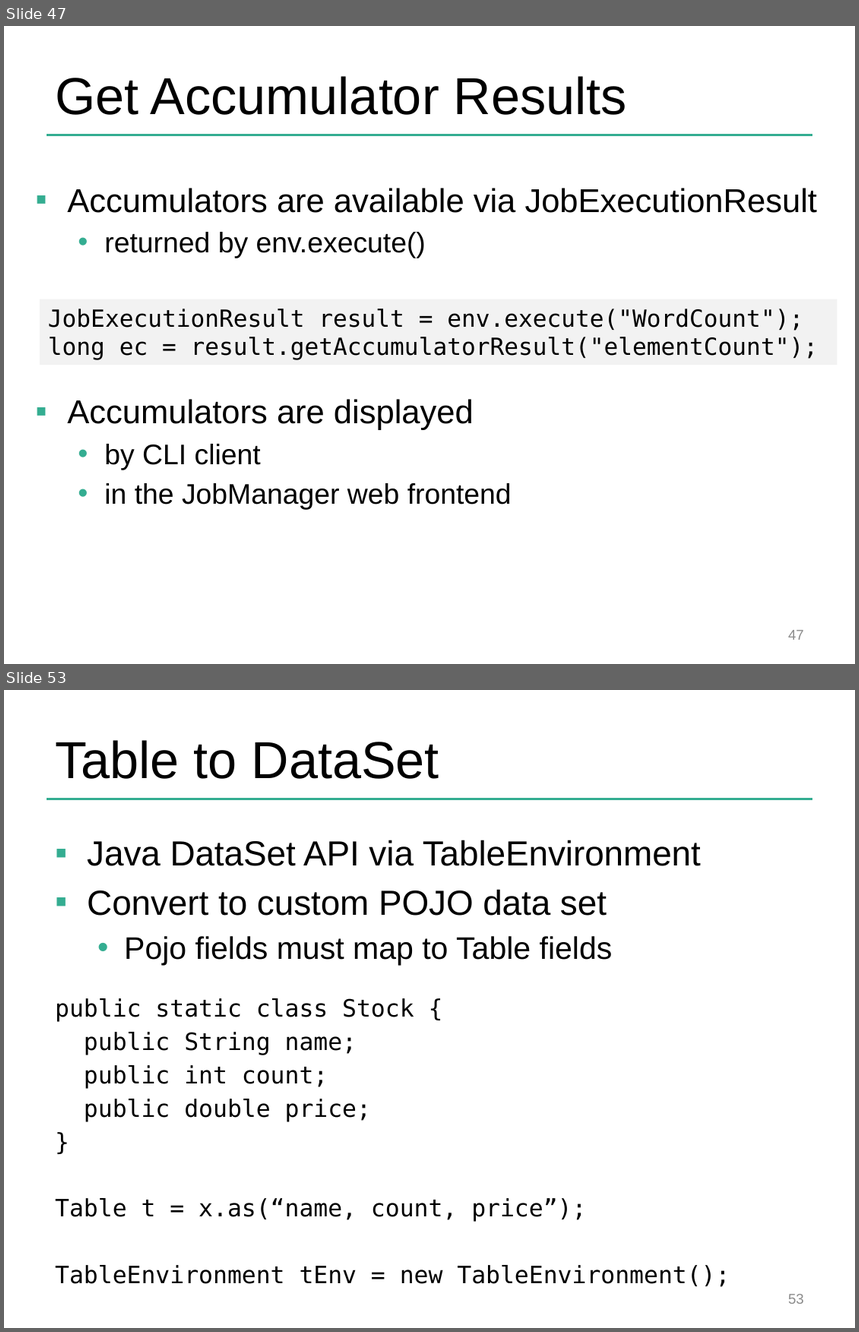
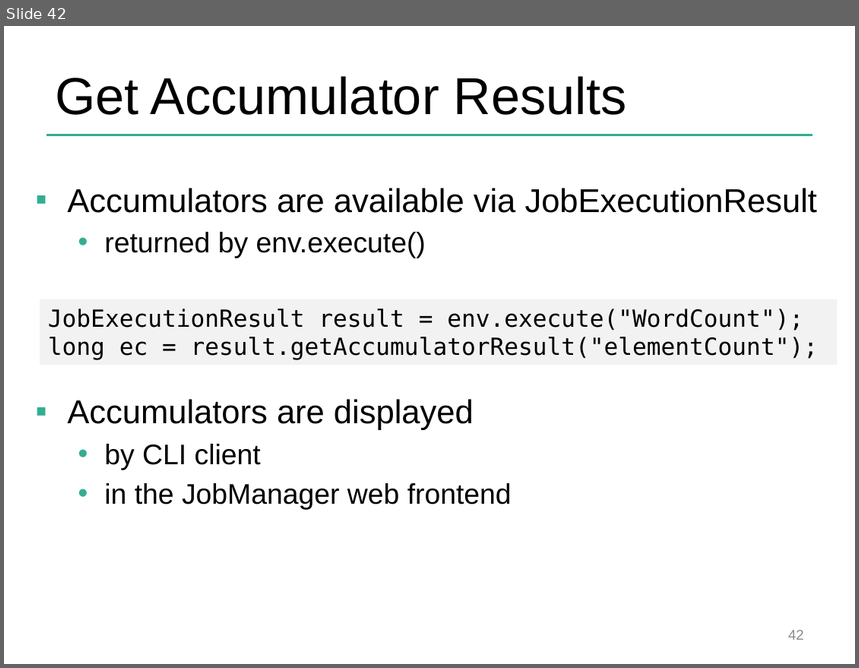
Before and after one commit to dataArtisans/flink-training-web, a slide deck: slides/flink_batch_advanced.pptx. Shown one above the other, each under a label of ours: slides 47 and 53 before the commit, slide 42 after it; the slides between them are not shown. The pictures are 859x1332 and 859x668 pixels, drawn with LibreOffice and Linux fonts; fonts in the diff are those of the drawing; background and template pictures are left out. Boxes give left, top, right and bottom in pixels: in the first picture for what was removed or moved away, otherwise in the second. Text is boxed around its words. In the diff, an @@ line names an element or a change of style, - is before the commit and + after.

Commit message:
Separated DataSet Advanced and Table API slides. Reworked data types and key section in DataSet Advanced

```diff
--- a/slides/flink_batch_advanced.pptx
+++ b/slides/flink_batch_advanced.pptx
@@ slide 53 removed at (x1=4, y1=690, x2=855, y2=1328), background #FFFFFF; not listed: 1 template element that a slide beside it also shows @@
@@ title removed at (x1=55, y1=740, x2=439, y2=779) @@
-Table to DataSet
@@ text removed at (x1=55, y1=840, x2=730, y2=1287) @@
-▪ Java DataSet API via TableEnvironment
-▪ Convert to custom POJO data set
-  • Pojo fields must map to Table fields
-public static class Stock {
-public String name;
-public int count;
-public double price;
-}
-Table t = x.as(“name, count, price”);
-TableEnvironment tEnv = new TableEnvironment();
-DataSet<Stock> ds = tEnv.toSet(t, Stock.class);
@@ page number removed at (x1=788, y1=1294, x2=804, y2=1304) @@
-53
@@ what was slide 47 is now slide 42 @@
@@ page number at (x1=788, y1=630, x2=804, y2=640): text changed @@
-47
+42
```
Also in this commit, not shown: 3 slides changed, 11 slides added, 22 other slides removed, 1 other file.
